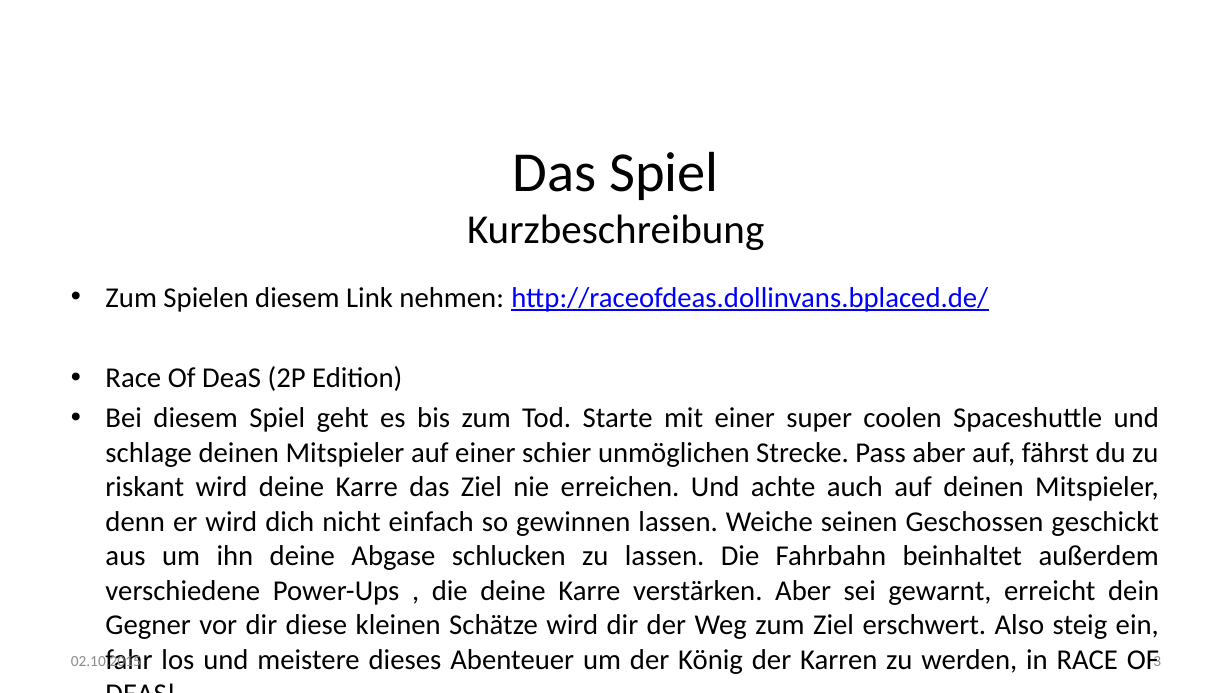
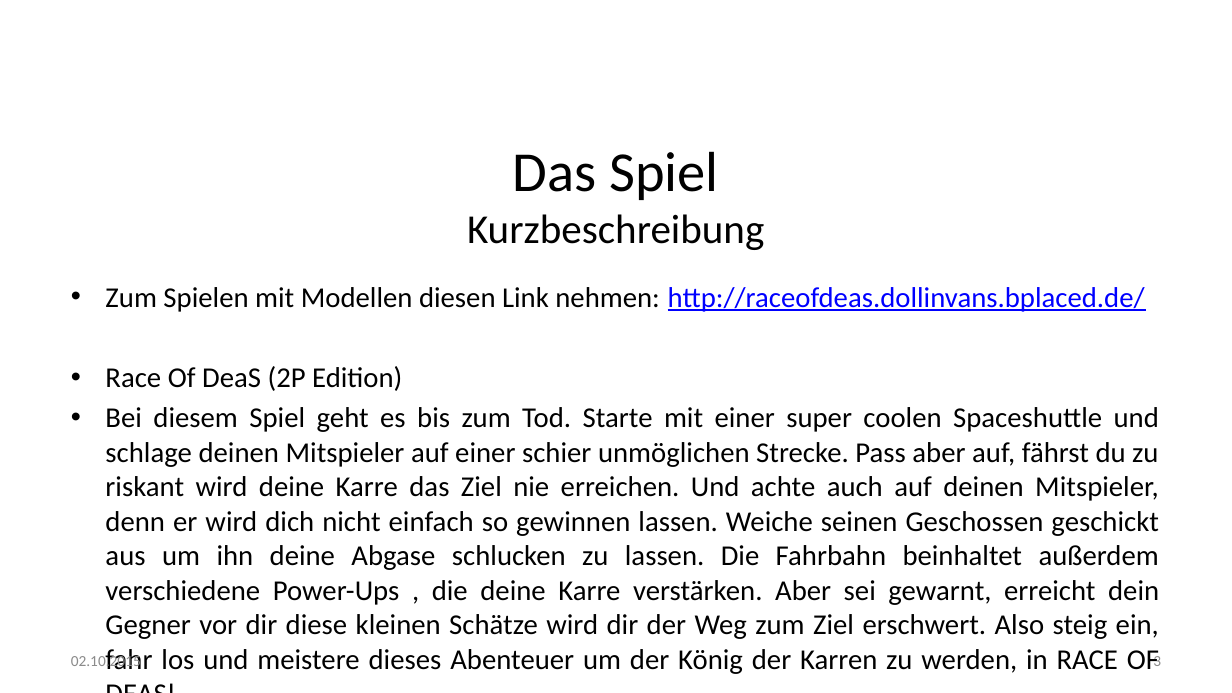
Before and after one commit to fdai3905/GDV2015, a slide deck: slide 3 of final/GDV - Finale Präsentation V0.9.pptx. Drawn at 1232x693 pixels with LibreOffice and Linux fonts; fonts in the diff are those of the drawing; background and template pictures are left out. Boxes give left, top, right and bottom in pixels: in the first picture for what was removed or moved away, otherwise in the second. Text is boxed around its words. In the diff, an @@ line names an element or a change of style, - is before the commit and + after.

```diff
--- a/final/GDV - Finale Präsentation V0.9.pptx
+++ b/final/GDV - Finale Präsentation V0.9.pptx
@@ text at <box>105,287,1145,312</box>: text changed @@
-• Zum Spielen diesem Link nehmen: http://raceofdeas.dollinvans.bplaced.de/
+• Zum Spielen mit Modellen diesen Link nehmen: http://raceofdeas.dollinvans.bplaced.de/
```
Also in this commit, not shown: 1 other slide changed, 3 other files.
